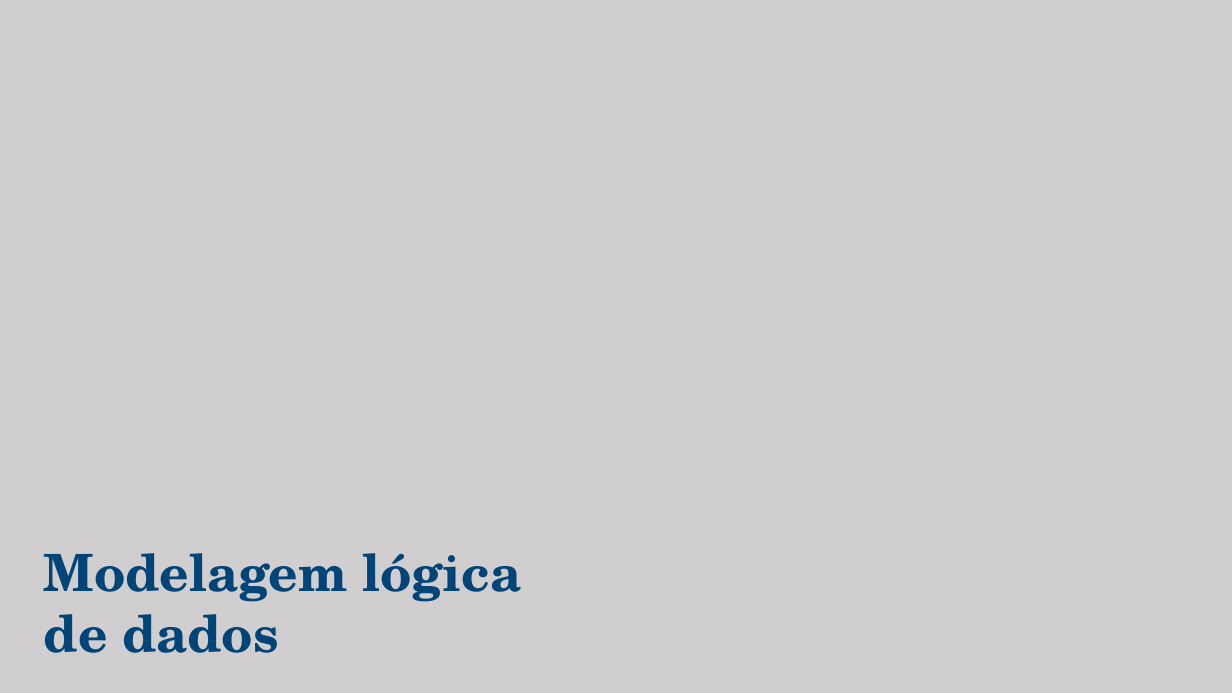
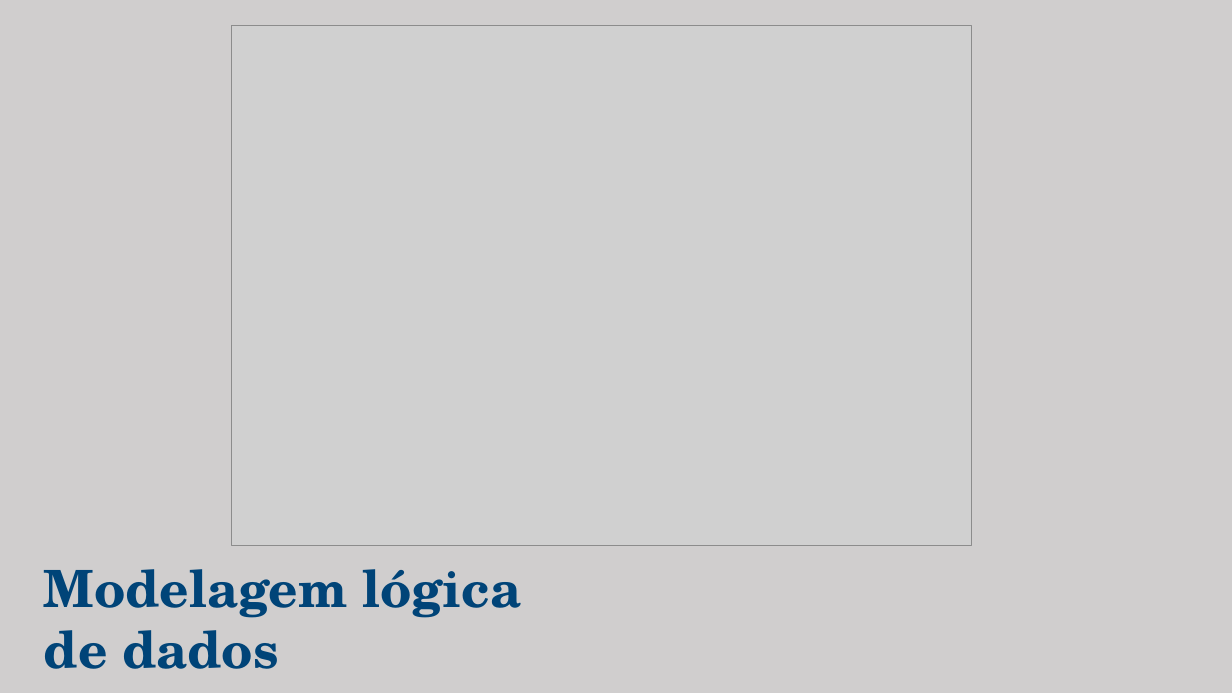
Before and after one commit to Nicolas-Gonzaga/ekranSystem, a slide deck: slide 14 of Gabriela/Documentação/Modelo de Apresentação - eKran 1.pptx (slide 11 before the commit). Drawn at 1232x693 pixels with LibreOffice and Linux fonts; fonts in the diff are those of the drawing; grey boxes stand for pictures. Boxes give left, top, right and bottom in pixels: in the first picture for what was removed or moved away, otherwise in the second. Text is boxed around its words. In the diff, an @@ line names an element or a change of style, - is before the commit and + after.

```diff
--- a/Gabriela/Documentação/Modelo de Apresentação - eKran 1.pptx
+++ b/Gabriela/Documentação/Modelo de Apresentação - eKran 1.pptx
@@ picture added at (232,25,972,545) @@
@@ text "Modelagem lógica de dados": place and size @@
-text "Modelagem lógica de dados" at (44,553,522,653)
+text "Modelagem lógica de dados" at (44,569,522,669)
```
Also in this commit, not shown: 5 other slides changed, 6 slides added, 4 slides removed.
